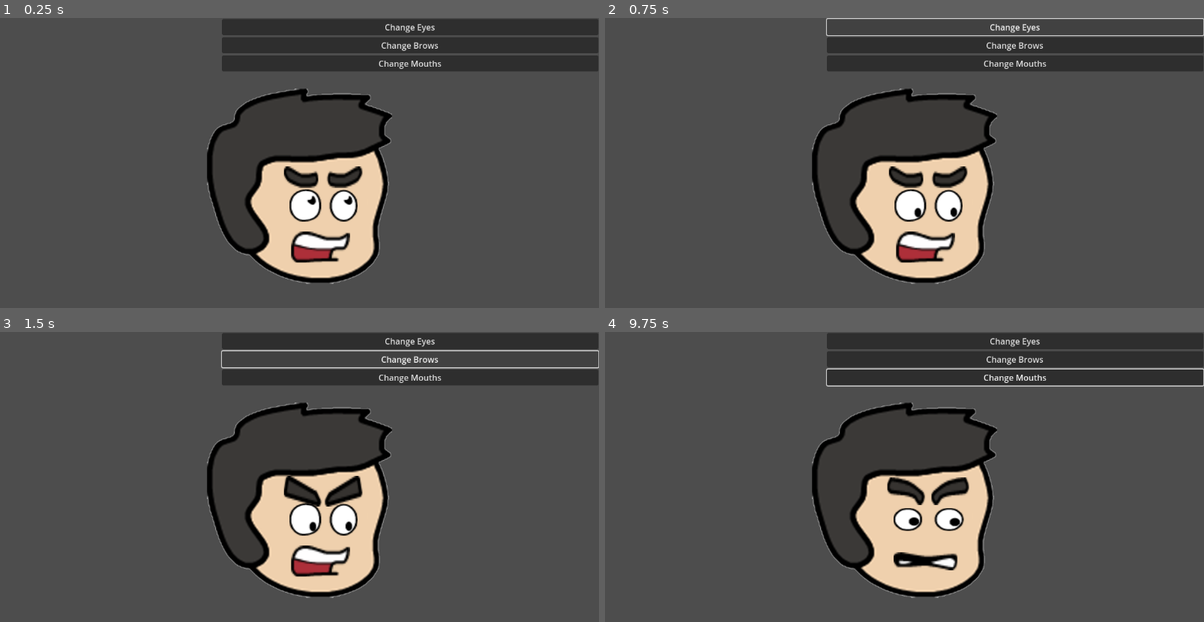
Above: before the commit, frames 1-4 (two rows, left to right).
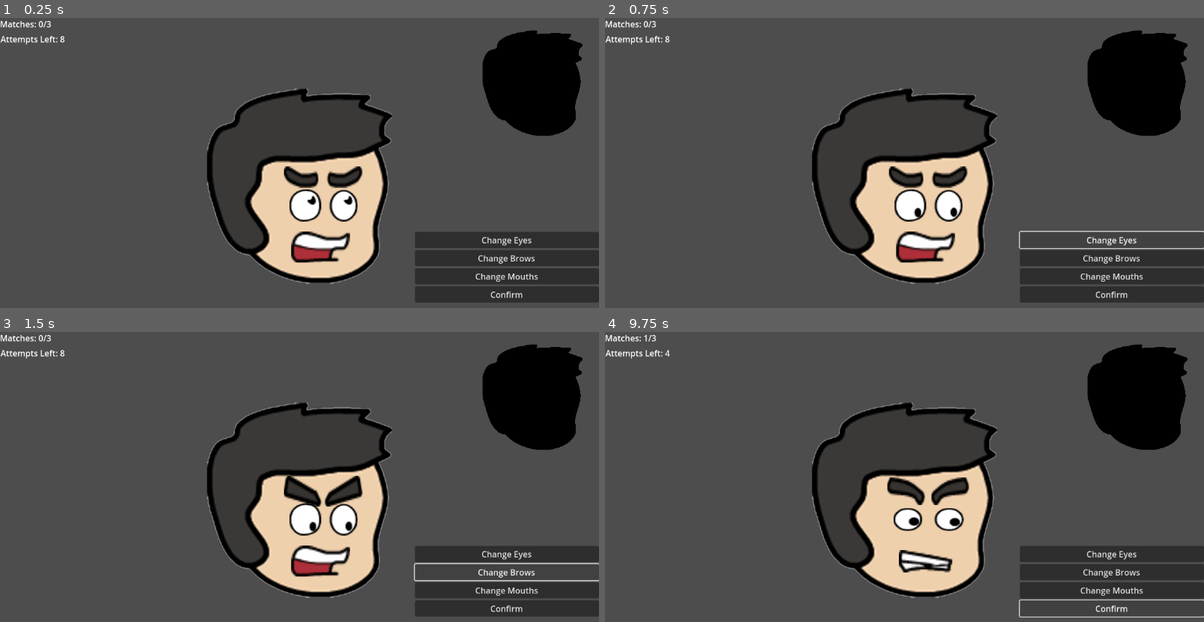
Above: after the commit, the same moments.

Repository: InnerAnythings/catch-thief
Game: Godot game, scene res://scenes/Main.tscn
The game is run twice, just before and just after one commit, with the same random seed, the same clock (stepped at 60 frames per second) and the same inputs.
Inputs (mouse positions are in pixels of both pictures, inside the frame that each line leads up to):
- Up to frame 1 (0.25 s): no input
- Up to frame 2 (0.75 s): click "Change Eyes" at 0.5 s
- Up to frame 3 (1.5 s): click "Change Brows" at 1.25 s
- Up to frame 4 (9.75 s): click "Change Mouths" at 2 s; click (1114, 607) at 2.75 s, where only the run after the commit has a clickable "Confirm"; click (1114, 607) at 3.5 s, where only the run after the commit has a clickable "Confirm"; click "Change Eyes" at 4.25 s; click "Change Brows" at 5 s; click "Change Mouths" at 5.75 s; click "Change Eyes" at 6.5 s; click "Change Brows" at 7.25 s; click "Change Mouths" at 8 s; click (1114, 607) at 8.75 s, where only the run after the commit has a clickable "Confirm"; tap Enter at 9.5 s

The runs differ from the first frame. In frame 1, 20% of the frame differs, in the area x 0-100%, y 0-99%; in frame 2, 16%; in frame 3, 17%; in frame 4, 20%.

Commit message:
Added some scoring.

Diff:
--- a/scenes/Main.tscn
+++ b/scenes/Main.tscn
@@ -19,8 +19,6 @@
 [ext_resource type="Texture2D" uid="uid://b7qtim64qcia" path="res://assets/brows/ExpressionsAssetByVerzatileDevIndiv__g7.png" id="17_v0vrg"]
 
 [node name="Node2D" type="Node2D"]
-
-[node name="CharacterCreator" parent="." instance=ExtResource("1_rvslj")]
 script = ExtResource("2_0bbpv")
 mouth_textures = Array[Texture2D]([ExtResource("3_ft6cd"), ExtResource("4_bb450"), ExtResource("5_nfivy"), ExtResource("6_1nqs0"), ExtResource("7_1iba3")])
 eyes_textures = Array[Texture2D]([ExtResource("8_yxlcp"), ExtResource("9_ebg2g"), ExtResource("10_2ofn6"), ExtResource("11_xa025"), ExtResource("12_36rkl")])
@@ -29,10 +27,15 @@
 [node name="CanvasLayer" type="CanvasLayer" parent="."]
 
 [node name="VBoxContainer" type="VBoxContainer" parent="CanvasLayer"]
-offset_left = 427.0
-offset_top = 2.0
-offset_right = 1151.0
-offset_bottom = 654.0
+anchors_preset = 3
+anchor_left = 1.0
+anchor_top = 1.0
+anchor_right = 1.0
+anchor_bottom = 1.0
+offset_left = -354.0
+offset_top = -236.0
+grow_horizontal = 0
+grow_vertical = 0
 
 [node name="BtnEyes" type="Button" parent="CanvasLayer/VBoxContainer"]
 layout_mode = 2
@@ -46,9 +49,46 @@
 layout_mode = 2
 text = "Change Mouths"
 
+[node name="BtnConfirm" type="Button" parent="CanvasLayer/VBoxContainer"]
+layout_mode = 2
+text = "Confirm"
+
+[node name="LabelScore" type="Label" parent="CanvasLayer"]
+offset_right = 40.0
+offset_bottom = 23.0
+text = "Score: 0/3"
+
+[node name="LabelAttempts" type="Label" parent="CanvasLayer"]
+offset_left = 1.0
+offset_top = 29.0
+offset_right = 125.0
+offset_bottom = 52.0
+text = "Attempts Left: 8"
+
+[node name="LabelGameOver" type="Label" parent="CanvasLayer"]
+offset_left = 487.0
+offset_top = 310.0
+offset_right = 624.0
+offset_bottom = 344.0
+theme_override_colors/font_color = Color(0.890196, 0.113725, 0, 1)
+theme_override_colors/font_shadow_color = Color(0.498039, 0, 0, 1)
+theme_override_font_sizes/font_size = 24
+text = "Game Over!"
+horizontal_alignment = 1
+
 [node name="Camera2D" type="Camera2D" parent="."]
 zoom = Vector2(0.5, 0.5)
 
-[connection signal="pressed" from="CanvasLayer/VBoxContainer/BtnEyes" to="CharacterCreator" method="_on_btn_eyes_pressed"]
-[connection signal="pressed" from="CanvasLayer/VBoxContainer/BtnBrows" to="CharacterCreator" method="_on_btn_brows_pressed"]
-[connection signal="pressed" from="CanvasLayer/VBoxContainer/BtnMouth" to="CharacterCreator" method="_on_btn_mouth_pressed"]
+[node name="TargetCharacter" parent="." instance=ExtResource("1_rvslj")]
+position = Vector2(896, -397)
+scale = Vector2(0.54, 0.54)
+
+[node name="Character" parent="." instance=ExtResource("1_rvslj")]
+
+[connection signal="pressed" from="CanvasLayer/VBoxContainer/BtnEyes" to="." method="_on_btn_eyes_pressed"]
+[connection signal="pressed" from="CanvasLayer/VBoxContainer/BtnBrows" to="." method="_on_btn_brows_pressed"]
+[connection signal="pressed" from="CanvasLayer/VBoxContainer/BtnMouth" to="." method="_on_btn_mouth_pressed"]
+[connection signal="pressed" from="CanvasLayer/VBoxContainer/BtnConfirm" to="." method="_on_btn_confirm_pressed"]
+
+[editable path="TargetCharacter"]
+[editable path="Character"]
--- a/scenes/character_creator.tscn
+++ b/scenes/character_creator.tscn
@@ -7,22 +7,20 @@
 
 [node name="CharacterCreator" type="Node2D"]
 
-[node name="Character" type="Node2D" parent="."]
-
-[node name="Head" type="Sprite2D" parent="Character"]
+[node name="Head" type="Sprite2D" parent="."]
 texture = ExtResource("1_0yffs")
 
-[node name="Mouth" type="Sprite2D" parent="Character"]
+[node name="Mouth" type="Sprite2D" parent="."]
 position = Vector2(81, 235)
 scale = Vector2(5.38095, 5.71429)
 texture = ExtResource("2_xm6ha")
 
-[node name="Eyes" type="Sprite2D" parent="Character"]
+[node name="Eyes" type="Sprite2D" parent="."]
 position = Vector2(93, 74)
 scale = Vector2(3.92537, 3.075)
 texture = ExtResource("3_ucp7b")
 
-[node name="Brows" type="Sprite2D" parent="Character"]
+[node name="Brows" type="Sprite2D" parent="."]
 position = Vector2(91, -35)
 scale = Vector2(4.25, 6.28846)
 texture = ExtResource("4_oy0w6")
--- a/scripts/character_creator.gd
+++ b/scripts/character_creator.gd
@@ -2,9 +2,14 @@
 
 # 1. REFERENCING THE SPRITES
 # We need to tell the script where our sprite nodes are.
-@onready var mouth_sprite: Sprite2D = $Character/Mouth
-@onready var eyes_sprite: Sprite2D = $Character/Eyes
-@onready var brows_sprite: Sprite2D = $Character/Brows
+@onready var p_mouth: Sprite2D = $Character/Mouth
+@onready var p_eyes: Sprite2D = $Character/Eyes
+@onready var p_brows: Sprite2D = $Character/Brows
+
+# Target (Secret) Sprites
+@onready var t_mouth: Sprite2D = $TargetCharacter/Mouth
+@onready var t_eyes: Sprite2D = $TargetCharacter/Eyes
+@onready var t_brows: Sprite2D = $TargetCharacter/Brows
 
 # 2. DEFINING THE ASSETS
 # We create empty arrays that we will fill inside the Godot Editor.
@@ -12,46 +17,116 @@
 @export var eyes_textures: Array[Texture2D]
 @export var brows_textures: Array[Texture2D]
 
+# UI Nodes
+@onready var label_score: Label = $CanvasLayer/LabelScore
+@onready var label_attempts: Label = $CanvasLayer/LabelAttempts
+@onready var label_game_over: Label = $CanvasLayer/LabelGameOver
 # 3. TRACKING CURRENT SELECTION
 # These numbers track which item in the array we are currently showing.
-var current_mouth_index: int = 0
-var current_eyes_index: int = 0
-var current_brows_index: int = 0
+# Player Selections
+var p_mouth_idx: int = 0
+var p_eyes_idx: int = 0
+var p_brows_idx: int = 0
+
+# Target (Secret) Selections
+var t_mouth_idx: int = 0
+var t_eyes_idx: int = 0
+var t_brows_idx: int = 0
+
+# Game State
+var attempts_left: int = 8
+var is_game_over: bool = false
 
 func _ready() -> void:
-	# Start by loading the first option for every part
-	update_character_visuals()
+	# Initialize the Random Number Generator
+	randomize()
+	start_new_game()
 
-# This function applies the textures based on the current index numbers
-func update_character_visuals() -> void:
-	# Check if the array has items, then set the texture
-	if mouth_textures.size() > 0:
-		mouth_sprite.texture = mouth_textures[current_mouth_index]
+func start_new_game() -> void:
+	is_game_over = false
+	attempts_left = 8
+	label_game_over.text = "Game Over!"
+	label_game_over.visible = false
+	update_ui_labels(0) # 0 score initially
 
-	if eyes_textures.size() > 0:
-		eyes_sprite.texture = eyes_textures[current_eyes_index]
+	# 1. Pick Random Indexes for the Target
+	# The '%' symbol ensures the number is within the array size (0 to Size-1)
+	if mouth_textures.size() > 0: t_mouth_idx = randi() % mouth_textures.size()
+	if eyes_textures.size() > 0: t_eyes_idx = randi() % eyes_textures.size()
+	if brows_textures.size() > 0: t_brows_idx = randi() % brows_textures.size()
 
-	if brows_textures.size() > 0:
-		brows_sprite.texture = brows_textures[current_brows_index]
+	# 2. Update the Visuals for both characters
+	# We hide the target visually (make it black) until the end
+	$TargetCharacter.modulate = Color.BLACK
+	update_target_visuals()
+	update_player_visuals()
 
-# --- BUTTON FUNCTIONS ---
+# --- VISUAL UPDATES ---
+
+func update_player_visuals() -> void:
+	if mouth_textures.size() > 0: p_mouth.texture = mouth_textures[p_mouth_idx]
+	if eyes_textures.size() > 0: p_eyes.texture = eyes_textures[p_eyes_idx]
+	if brows_textures.size() > 0: p_brows.texture = brows_textures[p_brows_idx]
+
+func update_target_visuals() -> void:
+	if mouth_textures.size() > 0: t_mouth.texture = mouth_textures[t_mouth_idx]
+	if eyes_textures.size() > 0: t_eyes.texture = eyes_textures[t_eyes_idx]
+	if brows_textures.size() > 0: t_brows.texture = brows_textures[t_brows_idx]
+
+func update_ui_labels(current_score: int) -> void:
+	label_score.text = "Matches: " + str(current_score) + "/3"
+	label_attempts.text = "Attempts Left: " + str(attempts_left)
+
+# --- BUTTON INPUTS ---
 
 func _on_btn_eyes_pressed() -> void:
-	# Move to the next number
-	current_eyes_index += 1
-	# If we go past the last item, go back to 0 (Loop)
-	if current_eyes_index >= eyes_textures.size():
-		current_eyes_index = 0
-	update_character_visuals()
+	if is_game_over: return # Stop inputs if game ended
+	p_eyes_idx = (p_eyes_idx + 1) % eyes_textures.size() # Short way to loop numbers
+	update_player_visuals()
 
 func _on_btn_brows_pressed() -> void:
-	current_brows_index += 1
-	if current_brows_index >= brows_textures.size():
-		current_brows_index = 0
-	update_character_visuals()
+	if is_game_over: return
+	p_brows_idx = (p_brows_idx + 1) % brows_textures.size()
+	update_player_visuals()
 
 func _on_btn_mouth_pressed() -> void:
-	current_mouth_index += 1
-	if current_mouth_index >= mouth_textures.size():
-		current_mouth_index = 0
-	update_character_visuals()
+	if is_game_over: return
+	p_mouth_idx = (p_mouth_idx + 1) % mouth_textures.size()
+	update_player_visuals()
+
+# --- THE GAME LOGIC ---
+
+func _on_btn_confirm_pressed() -> void:
+	if is_game_over: return
+
+	attempts_left -= 1
+	var correct_count = 0
+
+	# Compare Player Index vs Target Index
+	if p_eyes_idx == t_eyes_idx:
+		correct_count += 1
+	if p_brows_idx == t_brows_idx:
+		correct_count += 1
+	if p_mouth_idx == t_mouth_idx:
+		correct_count += 1
+
+	update_ui_labels(correct_count)
+
+	# WIN CONDITION
+	if correct_count == 3:
+		game_over(true)
+	# LOSE CONDITION
+	elif attempts_left <= 0:
+		game_over(false)
+
+func game_over(did_win: bool) -> void:
+	is_game_over = true
+	# Reveal the secret character!
+	$TargetCharacter.modulate = Color.WHITE
+	label_game_over.visible = true
+	if did_win:
+		label_game_over.text = "YOU WIN!"
+		label_game_over.modulate = Color.GREEN
+	else:
+		label_game_over.text = "GAME OVER!"
+		label_game_over.modulate = Color.RED
